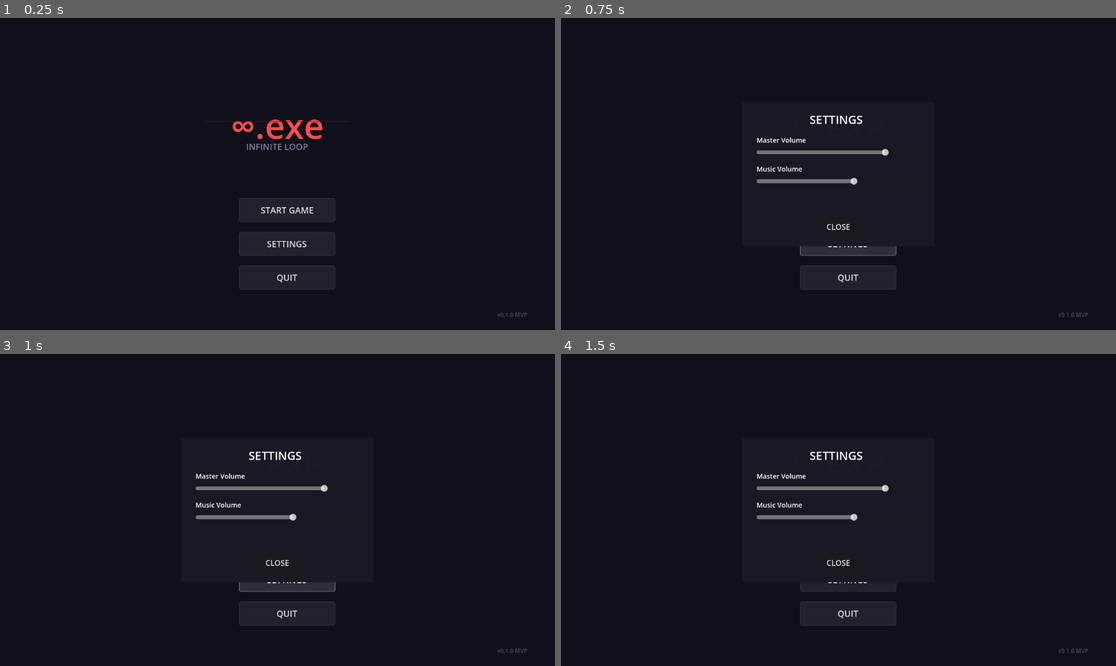
Above: before the commit, frames 1-4 (two rows, left to right).
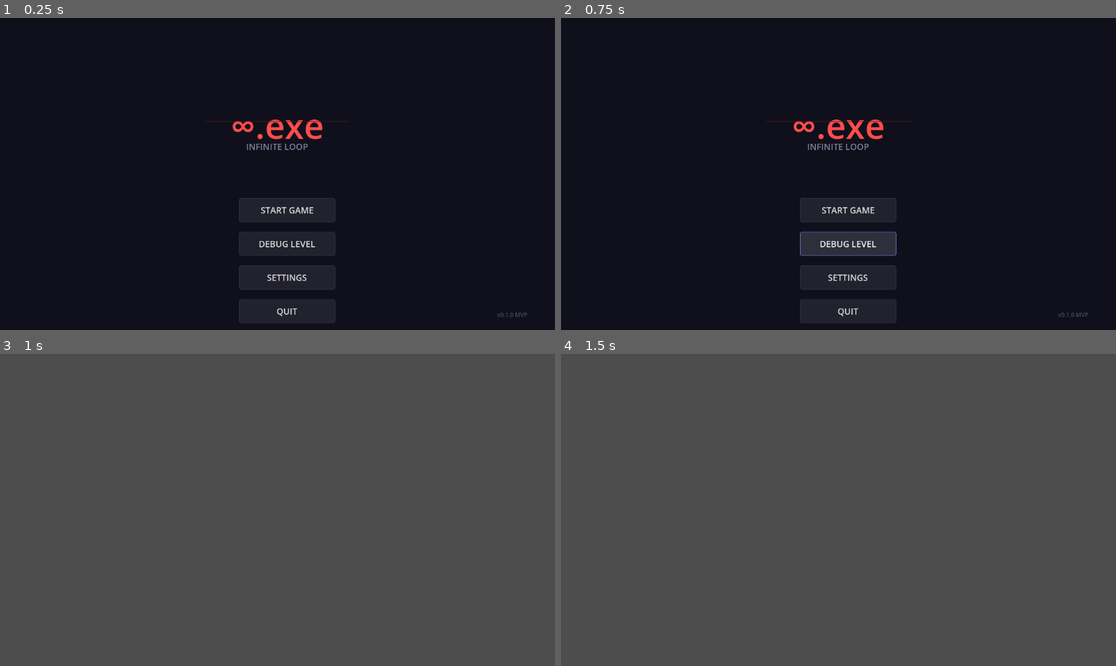
Above: after the commit, the same moments.

Repository: qq554597352/infinity-exe
Game: Godot game, scene res://scenes/levels/main_menu.tscn
Two runs of this game, one before a commit and one after it. Both use one fixed random seed, a clock stepped at 60 frames per second and the inputs below.
Inputs (mouse positions are in pixels of both pictures, inside the frame that each line leads up to):
- Up to frame 1 (0.25 s): no input
- Up to frame 2 (0.75 s): click (849, 242) at 0.5 s, where only the run after the commit has a clickable "DEBUG LEVEL"
- Up to frame 3 (1 s): no input
- Up to frame 4 (1.5 s): click (849, 547) at 1.25 s, where only the run before the commit has a clickable "START GAME"

The runs differ from the first frame. In frame 1, 0.3% of the frame differs, in the area x 43-61%, y 71-98%; in frame 2, 2.2%; in frame 3, 100%; in frame 4, 100%, in the area x 0-100%, y 0-100%.

Commit message:
feat: Add debug level for testing
- Created debug_level.tscn - minimal test scene
- Player in center of screen, green background
- Simple floor for testing
- Added debug button to main menu
- Added debug output to track scene loading

Use DEBUG LEVEL button to test if basic game loads correctly.

Diff:
--- /dev/null
+++ b/scenes/levels/debug_level.tscn
@@ -0,0 +1,53 @@
+[gd_scene format=3]
+
+[ext_resource type="Script" path="res://scripts/player/player_controller.gd" id="1_player"]
+
+[node name="DebugLevel" type="Node2D"]
+
+# 简单的绿色背景
+[node name="Background" type="ColorRect" parent="."]
+offset_left = 0.0
+offset_top = 0.0
+offset_right = 1200.0
+offset_bottom = 700.0
+color = Color(0.2, 0.3, 0.2, 1)
+
+# 测试玩家 - 放在屏幕中间
+[node name="Player" type="CharacterBody2D" parent="."]
+position = Vector2(600, 350)
+collision_layer = 1
+collision_mask = 3
+script = ExtResource("1_player")
+
+[node name="CollisionShape2D" type="CollisionShape2D" parent="Player"]
+shape = SubResource("RectangleShape2D_x7p2l")
+
+[node name="ColorRect" type="ColorRect" parent="Player"]
+offset_right = 32.0
+offset_bottom = 48.0
+color = Color(1, 0, 0, 1)
+
+[node name="Camera2D" type="Camera2D" parent="Player"]
+current = true
+
+# 测试地板
+[node name="Floor" type="StaticBody2D" parent="."]
+position = Vector2(600, 500)
+collision_layer = 1
+collision_mask = 0
+
+[node name="ColorRect" type="ColorRect" parent="Floor"]
+offset_left = -200.0
+offset_top = -20.0
+offset_right = 200.0
+offset_bottom = 20.0
+color = Color(0.5, 0.5, 0.5, 1)
+
+[node name="Collision" type="CollisionShape2D" parent="Floor"]
+shape = SubResource("RectangleShape2D_floor")
+
+[sub_resource type="RectangleShape2D" id="RectangleShape2D_x7p2l"]
+size = Vector2(32, 48)
+
+[sub_resource type="RectangleShape2D" id="RectangleShape2D_floor"]
+size = Vector2(400, 40)
--- a/scripts/player/player_controller.gd
+++ b/scripts/player/player_controller.gd
@@ -44,6 +44,7 @@
 	current_health = max_health
 	attack_effect.visible = false
 	add_to_group("player")
+	print("Player 加载完成! 位置: ", global_position)
 
 # ============ 音效辅助方法 ============
 
--- a/scripts/ui/main_menu.gd
+++ b/scripts/ui/main_menu.gd
@@ -74,7 +74,7 @@
 	button_container.name = "ButtonContainer"
 	button_container.set_anchors_preset(Control.PRESET_CENTER)
 	button_container.position = Vector2(-80, 50)
-	button_container.size = Vector2(160, 150)
+	button_container.size = Vector2(160, 220)
 	button_container.add_theme_constant_override("separation", 20)
 	add_child(button_container)
 
@@ -82,6 +82,11 @@
 	start_button = _create_menu_button("START GAME")
 	start_button.pressed.connect(_on_start_pressed)
 	button_container.add_child(start_button)
+
+	# 调试按钮
+	var debug_button = _create_menu_button("DEBUG LEVEL")
+	debug_button.pressed.connect(_on_debug_pressed)
+	button_container.add_child(debug_button)
 
 	# 设置按钮
 	settings_button = _create_menu_button("SETTINGS")
@@ -159,7 +164,24 @@
 
 	# 延迟切换场景
 	await get_tree().create_timer(0.3).timeout
-	get_tree().change_scene_to_file("res://scenes/levels/main_level.tscn")
+
+	# 尝试加载场景
+	print("正在加载 main_level.tscn...")
+	var scene_path = "res://scenes/levels/main_level.tscn"
+	var scene = load(scene_path)
+	if scene:
+		print("场景加载成功，正在切换...")
+		get_tree().change_scene_to_file(scene_path)
+		print("场景切换完成")
+	else:
+		print("错误：场景加载失败！")
+	queue_free()
+
+func _on_debug_pressed() -> void:
+	print("加载调试关卡...")
+	current_state = MenuState.PLAYING
+	await get_tree().create_timer(0.3).timeout
+	get_tree().change_scene_to_file("res://scenes/levels/debug_level.tscn")
 	queue_free()
 
 func _on_settings_pressed() -> void:
